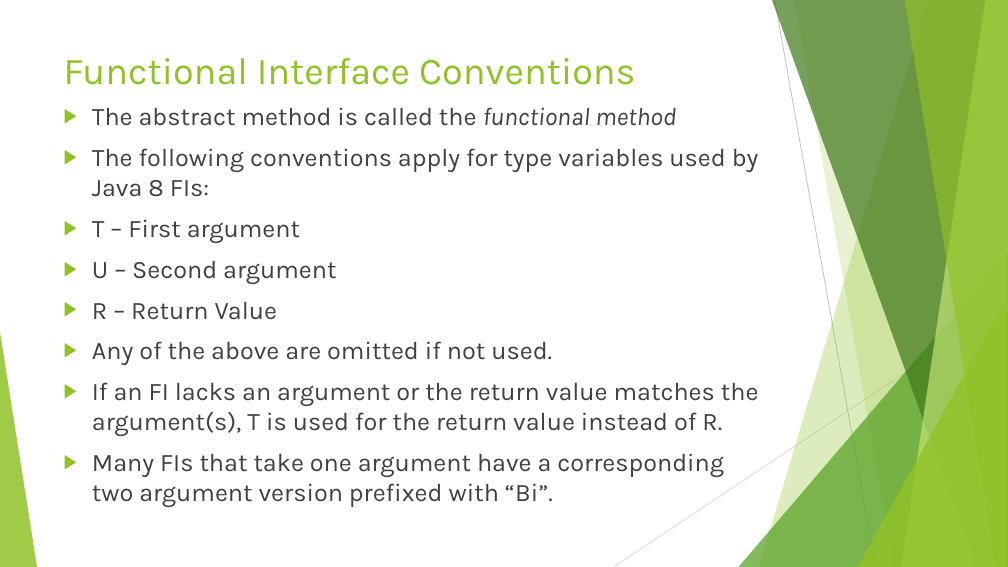
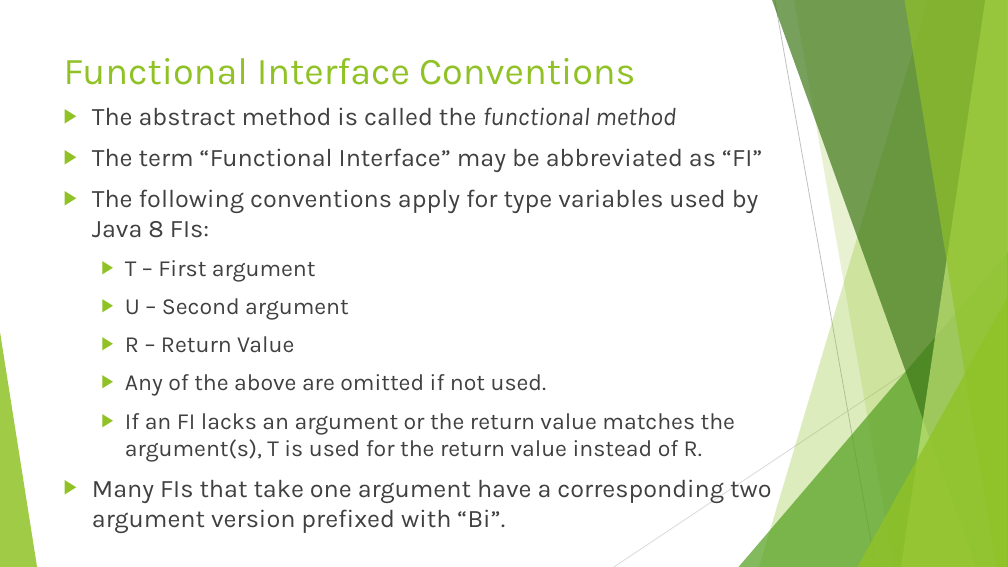
Before and after one commit to RichardRoda/2017-CodePaLOUsa-Lambda, a slide deck: slide 8 of Learning to Love the Lambda in the Stream.pptx (slide 9 before the commit). Drawn at 1008x567 pixels with LibreOffice and Linux fonts; fonts in the diff are those of the drawing. Boxes give left, top, right and bottom in pixels: in the first picture for what was removed or moved away, otherwise in the second. Text is boxed around its words. In the diff, an @@ line names an element or a change of style, - is before the commit and + after.

```diff
--- a/Learning to Love the Lambda in the Stream.pptx
+++ b/Learning to Love the Lambda in the Stream.pptx
@@ text at (92, 148, 762, 172): paragraph added @@
+▶ The term “Functional Interface” may be abbreviated as “FI”
@@ text at (125, 260, 735, 462): size 24 to 22 pt in "T – First argument", "U – Second argument", "R – Return Value", "Any of the above are omitted if ..." and 1 more places; list level 1 to 2 in "T – First argument"; list level 1 to 2 in "U – Second argument"; list level 1 to 2 in "R – Return Value"; list level 1 to 2 in "Any of the above are ..."; list level 1 to 2 in "If an FI lacks an ..." @@
```
Also in this commit, not shown: 12 other slides changed, 3 slides added, 1 slide removed, 1 other file.
